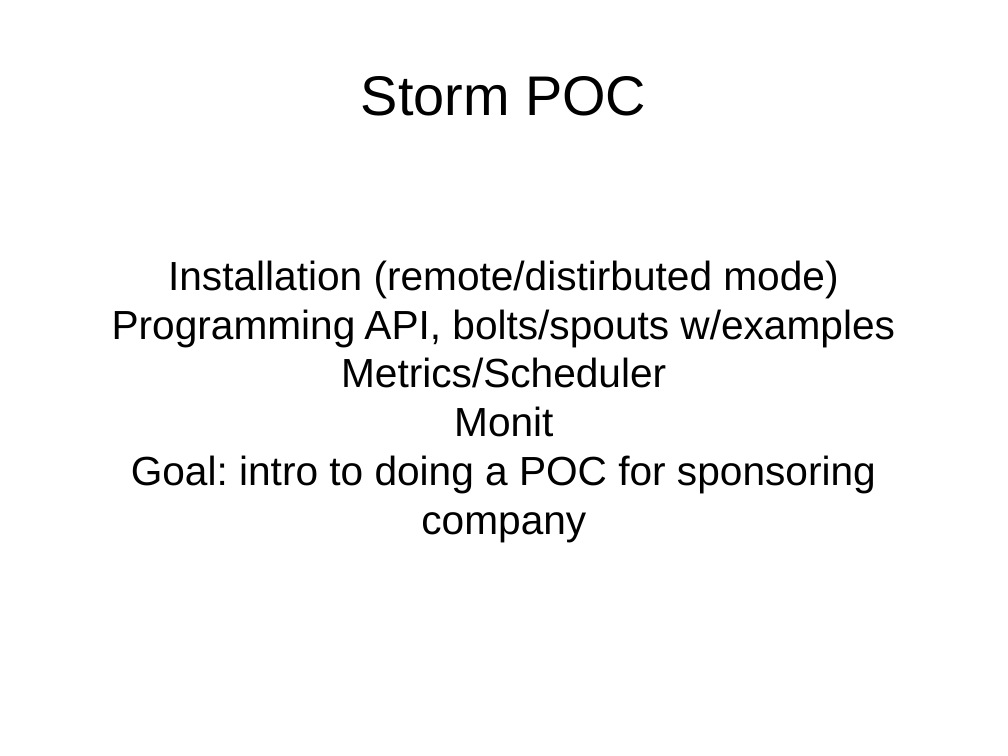
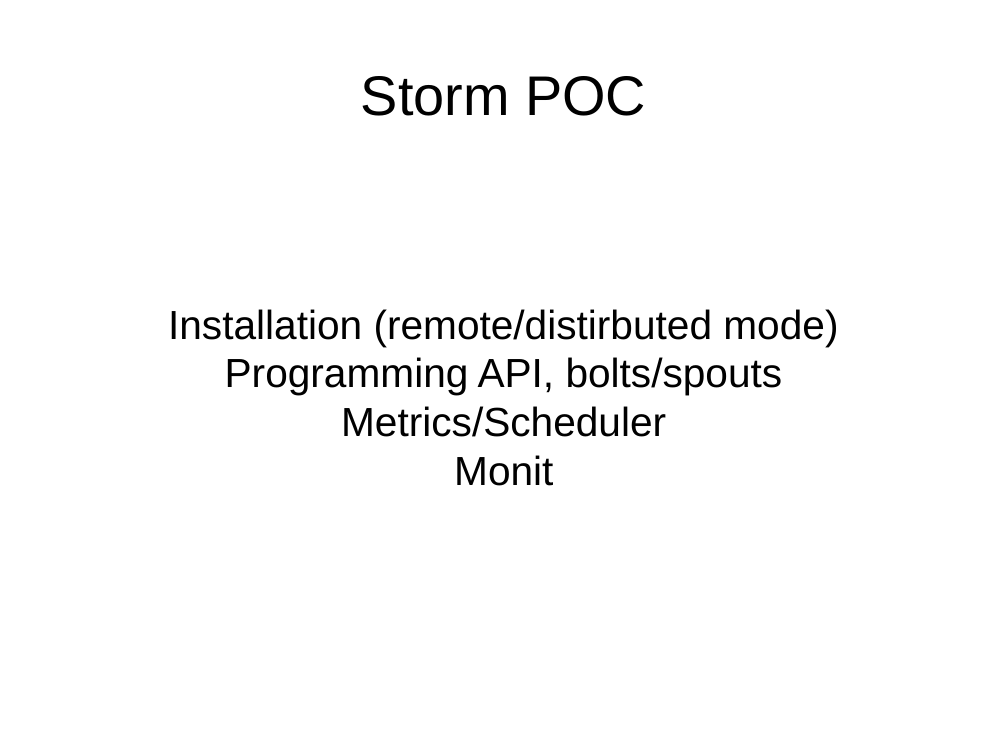
Before and after one commit to dougc333/storm, a slide deck: slide 1 of docs/StormPOC.odp. Drawn at 1008x756 pixels with LibreOffice and Linux fonts; fonts in the diff are those of the drawing. Boxes give left, top, right and bottom in pixels: in the first picture for what was removed or moved away, otherwise in the second. Text is boxed around its words. In the diff, an @@ line names an element or a change of style, - is before the commit and + after.

Commit message:
storm doc update

```diff
--- a/docs/StormPOC.odp
+++ b/docs/StormPOC.odp
@@ subtitle at (225,357,783,395): text changed @@
-Programming API, bolts/spouts w/examples
+Programming API, bolts/spouts
@@ subtitle at (131,455,876,542): paragraph removed @@
-Goal: intro to doing a POC for sponsoring company
```
Also in this commit, not shown: 2 slides removed, 12 other files.
